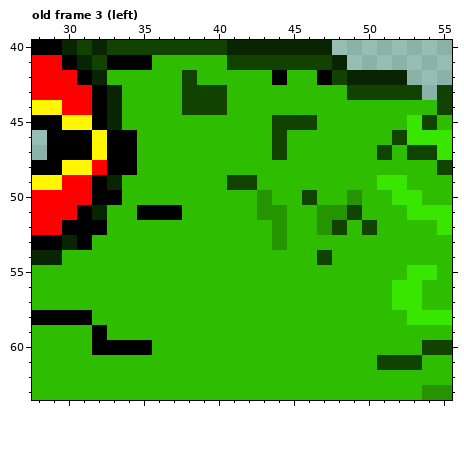
Two states of a pixel-art file, assets/actor/fey_frog/base.aseprite. The picture above is the old version.
232x214 pixels, 5 frames. Colours within 5 levels of each other are drawn and written as one. Shown: old frame 3 (left): x 28..55, y 40..63. The commit also changed other frames or places, which this record leaves out.
After:
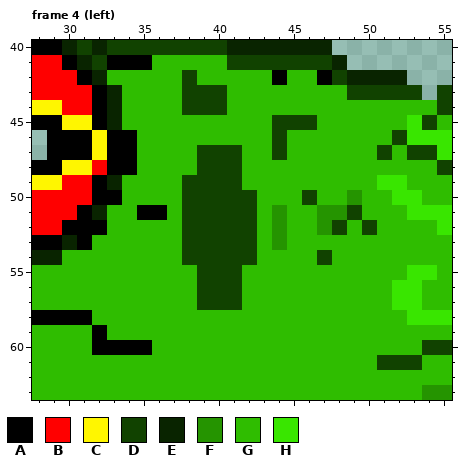
Palette (. is transparent): A #000000  B #ff0000  C #fff600  D #114200  E #092400  F #259400  G #2fbd00  H #39e600
A new or re-ordered frame is compared with the old frame closest to it.
Changes in this commit:
frames 5 -> 16
Frame 4 (left) is new; against old frame 3 (left):
Colour G gives way to colour D in rows 47 to 48 at x 39 to 41; in row 49 at x 38 to 40; in rows 50 to 54 at x 38 to 42; in rows 55 to 57 at x 39 to 41.
Colour A gives way to colour G in row 51 at x 37.
Colour D gives way to colour G in row 49 at x 42.
Colour F gives way to colour G in rows 50 to 51 at x 43.
Where, in picture pixels (left, top, right, bottom), the same in both pictures:
changed: (167, 145, 272, 310)
